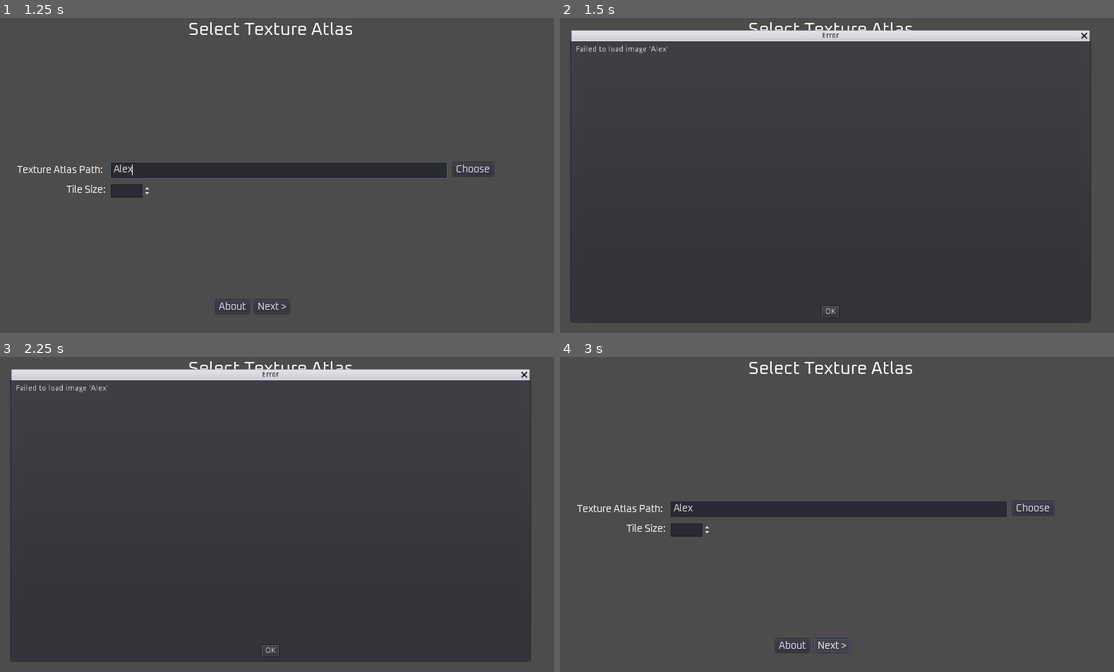
Above: before the commit, frames 1-4 (two rows, left to right).
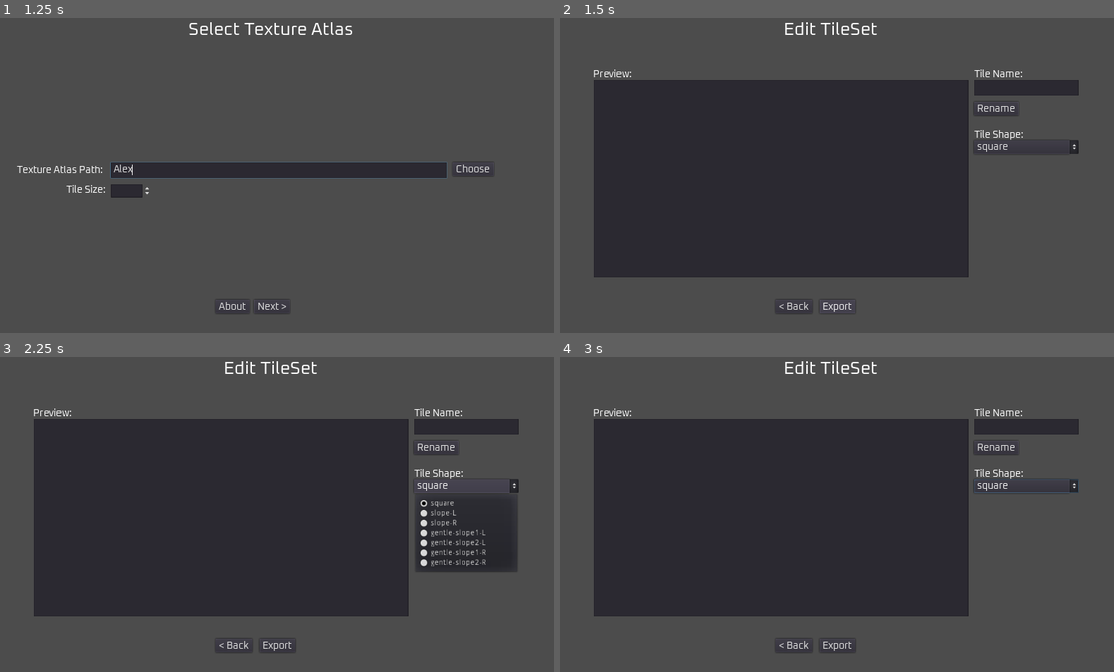
Above: after the commit, the same moments.

Repository: Cybermals/TileSetWizard
Game: Godot game, scene res://scenes/Main.tscn
Two runs of this game, one before a commit and one after it. Both use one fixed random seed, a clock stepped at 60 frames per second and the inputs below.
Inputs (mouse positions are in pixels of both pictures, inside the frame that each line leads up to):
- Up to frame 1 (1.25 s): click (277, 169) at 0.52 s; type "Alex" at 0.6 s
- Up to frame 2 (1.5 s): click "Next >" at 1.25 s
- Up to frame 3 (2.25 s): click (465, 486) at 2 s, where only the run after the commit has a clickable "square"
- Up to frame 4 (3 s): click (837, 646) at 2.75 s, where only the run after the commit has a clickable "Export"

Frame 1 is identical in both runs. In frame 2, 20% of the frame differs, in the area x 1-96%, y 1-97%; in frame 3, 20%; in frame 4, 42%, in the area x 3-94%, y 1-94%.

Commit message:
Converted project files (v1.0.2) to Godot 3.

Diff:
--- a/scenes/EditTileSetScreen.tscn
+++ b/scenes/EditTileSetScreen.tscn
@@ -216,7 +216,7 @@
 margin_right = 1000.0
 margin_bottom = 570.0
 popup_exclusive = false
-window_title = "Export"
+window_title = "Save a File"
 dialog_hide_on_ok = false
 mode = 4
 access = 2
--- a/scripts/AtlasSelectScreen.gd
+++ b/scripts/AtlasSelectScreen.gd
@@ -3,7 +3,9 @@
 
 
 func _ready():
-	pass
+	#Set file dialog path to the user's documents folder
+	var docs_dir = OS.get_system_dir(OS.SYSTEM_DIR_DOCUMENTS)
+	get_node("FileDialog").set_current_dir(docs_dir)
 
 
 func _on_ChooseButton_pressed():
--- a/scripts/EditTileSetScreen.gd
+++ b/scripts/EditTileSetScreen.gd
@@ -4,13 +4,25 @@
 signal set_tile_name(idx, name)
 signal set_tile_shape(idx, shape)
 
-var tile_shapes = ["square", "slope-L", "slope-R"]
+var tile_shapes = [
+    "square",
+    "slope-L",
+    "slope-R",
+    "gentle-slope1-L",
+    "gentle-slope2-L",
+    "gentle-slope1-R",
+    "gentle-slope2-R"
+]
 
 
 func _ready():
 	#Populate tile shapes
 	for shape in tile_shapes:
 		get_node("TileShapes").add_item(shape)
+
+	#Set export dialog path to the user's documents dir
+	var dir = OS.get_system_dir(OS.SYSTEM_DIR_DOCUMENTS)
+	get_node("ExportDialog").set_current_dir(dir)
 
 
 func _on_BackButton_pressed():
--- a/scripts/Main.gd
+++ b/scripts/Main.gd
@@ -10,7 +10,8 @@
 func _on_AtlasSelectScreen_next():
 	#Try to load atlas texture
 	var path = get_node("AtlasSelectScreen").get_texture_atlas_path()
-	var atlas_tex = load(path)
+	var atlas_tex = ImageTexture.new()
+	atlas_tex.load(path)
 
 	if atlas_tex == null:
 		#Report error
@@ -56,7 +57,7 @@
 
 func _on_EditTileSetScreen_export_tileset(path):
 	#Save the tileset scene
-	if save_scene(path) != OK:
+	if save_scene(path):
 		show_error("Failed to export tileset '" + path + "'")
 		return
 
--- a/scripts/Tile.gd
+++ b/scripts/Tile.gd
@@ -57,5 +57,39 @@
 		    Vector2(right, bottom)
 		]))
 
+	elif shape == "gentle-slope1-L":
+		shape_obj = ConvexPolygonShape2D.new()
+		shape_obj.set_points(PoolVector2Array([
+		    Vector2(left, bottom),
+		    Vector2(right, bottom),
+		    Vector2(right, 0)
+		]))
+
+	elif shape == "gentle-slope2-L":
+		shape_obj = ConvexPolygonShape2D.new()
+		shape_obj.set_points(PoolVector2Array([
+		    Vector2(left, 0),
+		    Vector2(left, bottom),
+		    Vector2(right, bottom),
+		    Vector2(right, top)
+		]))
+
+	elif shape == "gentle-slope1-R":
+		shape_obj = ConvexPolygonShape2D.new()
+		shape_obj.set_points(PoolVector2Array([
+		    Vector2(left, top),
+		    Vector2(left, bottom),
+		    Vector2(right, bottom),
+		    Vector2(right, 0)
+		]))
+
+	elif shape == "gentle-slope2-R":
+		shape_obj = ConvexPolygonShape2D.new()
+		shape_obj.set_points(PoolVector2Array([
+		    Vector2(left, 0),
+		    Vector2(left, bottom),
+		    Vector2(right, bottom)
+		]))
+
 	get_node("CollisionShape2D").set_shape(shape_obj)
 	self.shape = shape
